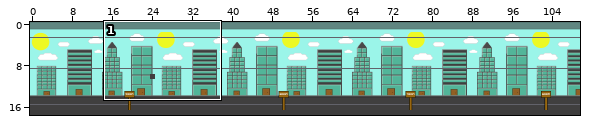
One commit to this Tiled map (JSON): public/tilemaps/Nivel1.json. Above, an overview of the earlier version with the close-up marked.
Close-up. As it was:
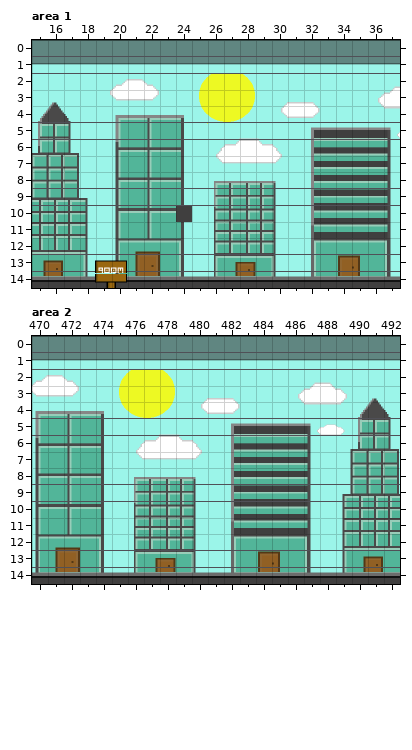
Cells are 32x33 px. Shown: area 1 x 15..37, y 0..14; area 2 x 470..492, y 0..14. The commit also changed other parts of the map, which this record leaves out. Tiles whose own drawing changed are shown in their newer look in all pictures.
The same view after the edit:
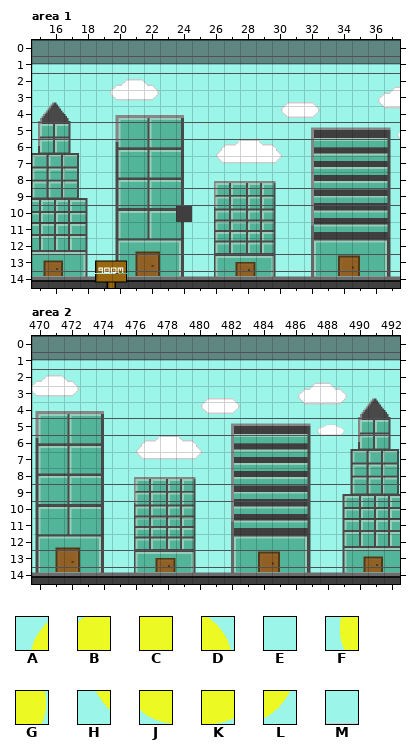
Key: from "fondo": A 50, B 51, C 52, D 53, E 54, F 75, G 78, H 100, J 101, K 102, L 103, M 128.
_ is an empty cell.
Edits made:
{"where": "layer \"fondo\", area 1"}
{"y":2,"x":25,"old":"ABCD","new":"EEEE"}
{"y":3,"x":25,"old":"FCCG","new":"EEEE"}
{"y":4,"x":25,"old":"HJKL","new":"EEEE"}
{"y":5,"x":28,"old":"M","new":"E"}
{"where": "layer \"fondo\", area 2"}
{"y":2,"x":475,"old":"ABCD","new":"EEEE"}
{"y":3,"x":475,"old":"FCCG","new":"EEEE"}
{"y":4,"x":475,"old":"HJKL","new":"EEEE"}
{"y":5,"x":478,"old":"M","new":"E"}
